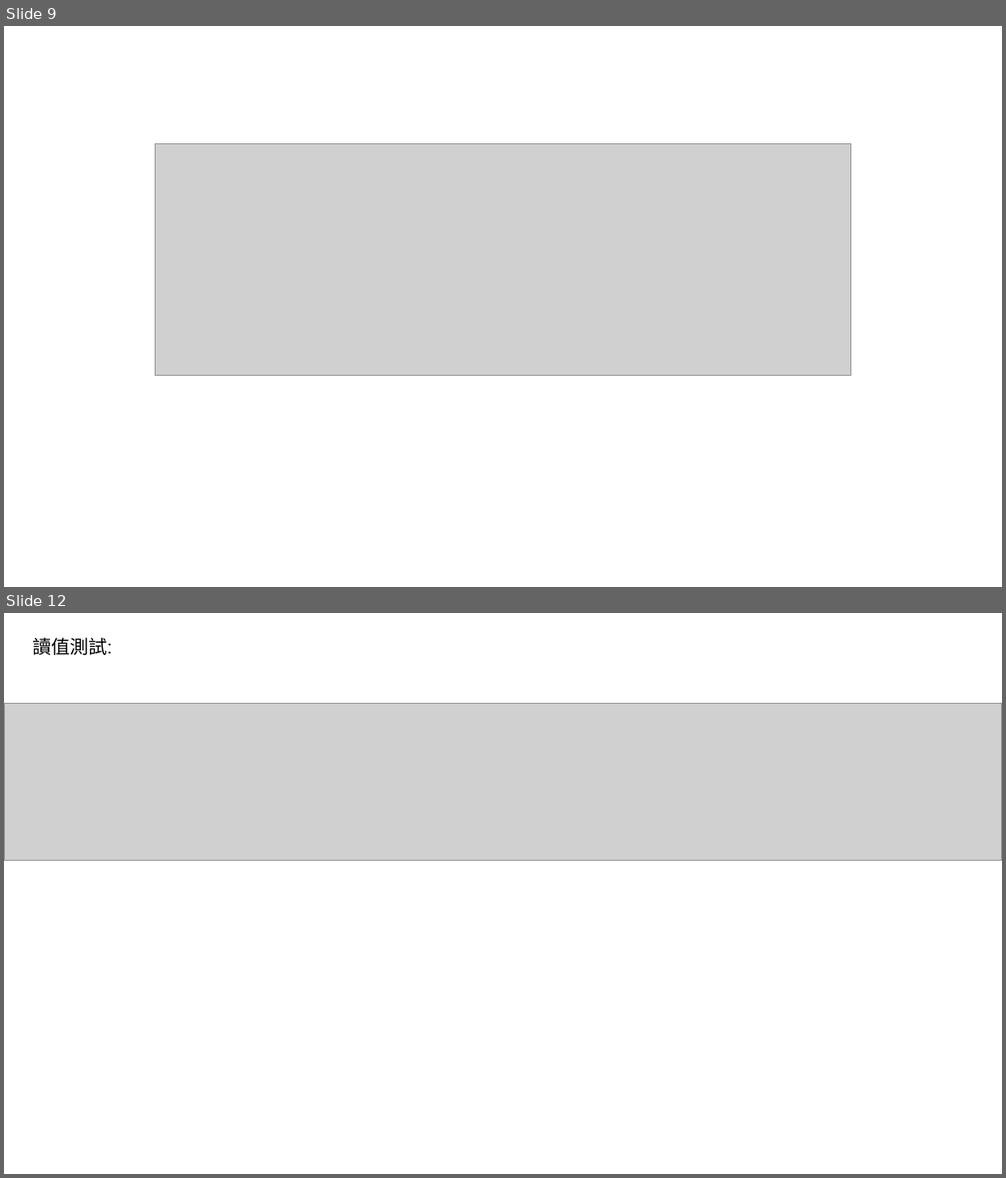
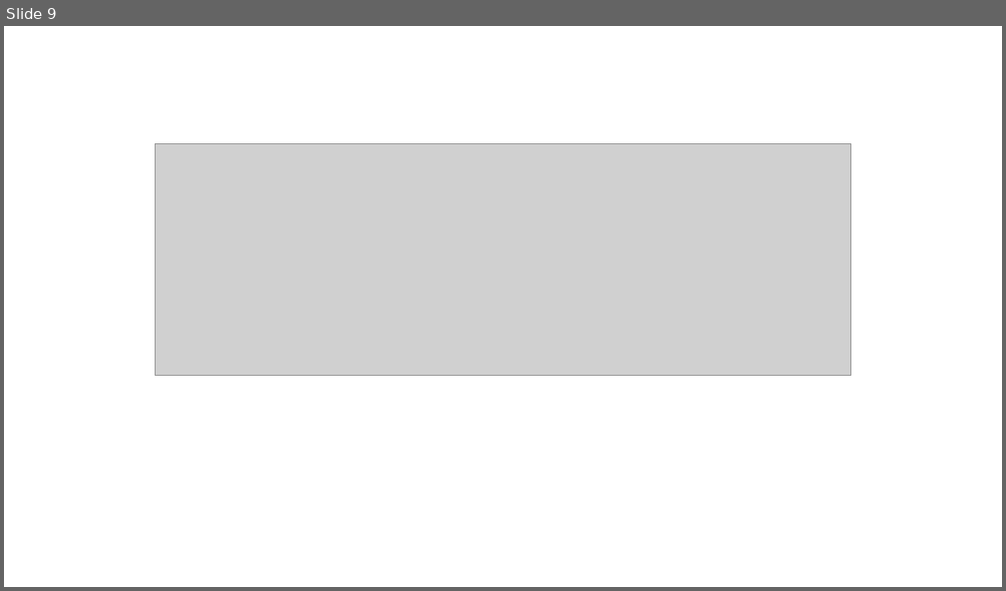
Before and after one commit to adamShiau/adamShiau_FPGA, a slide deck: intel_IP/IRIS/HW_IP/Interface/I2C/I2C_EEPROM.pptx. Shown one above the other, each under a label of ours: slides 9 and 12 before the commit, slide 9 after it; the slides between them are not shown. The pictures are 1006x1178 and 1006x591 pixels, drawn with LibreOffice and Linux fonts; fonts in the diff are those of the drawing; grey boxes stand for pictures. Boxes give left, top, right and bottom in pixels: in the first picture for what was removed or moved away, otherwise in the second. Text is boxed around its words. In the diff, an @@ line names an element or a change of style, - is before the commit and + after.

```diff
--- a/intel_IP/IRIS/HW_IP/Interface/I2C/I2C_EEPROM.pptx
+++ b/intel_IP/IRIS/HW_IP/Interface/I2C/I2C_EEPROM.pptx
@@ slide 12 removed at bbox=[4, 613, 1002, 1174], background #FFFFFF @@
@@ text removed at bbox=[32, 637, 112, 655] @@
-讀值測試:
@@ picture removed at bbox=[4, 703, 1002, 860] @@
```
Also in this commit, not shown: 1 slide changed, 4 slides added, 3 other slides removed.
